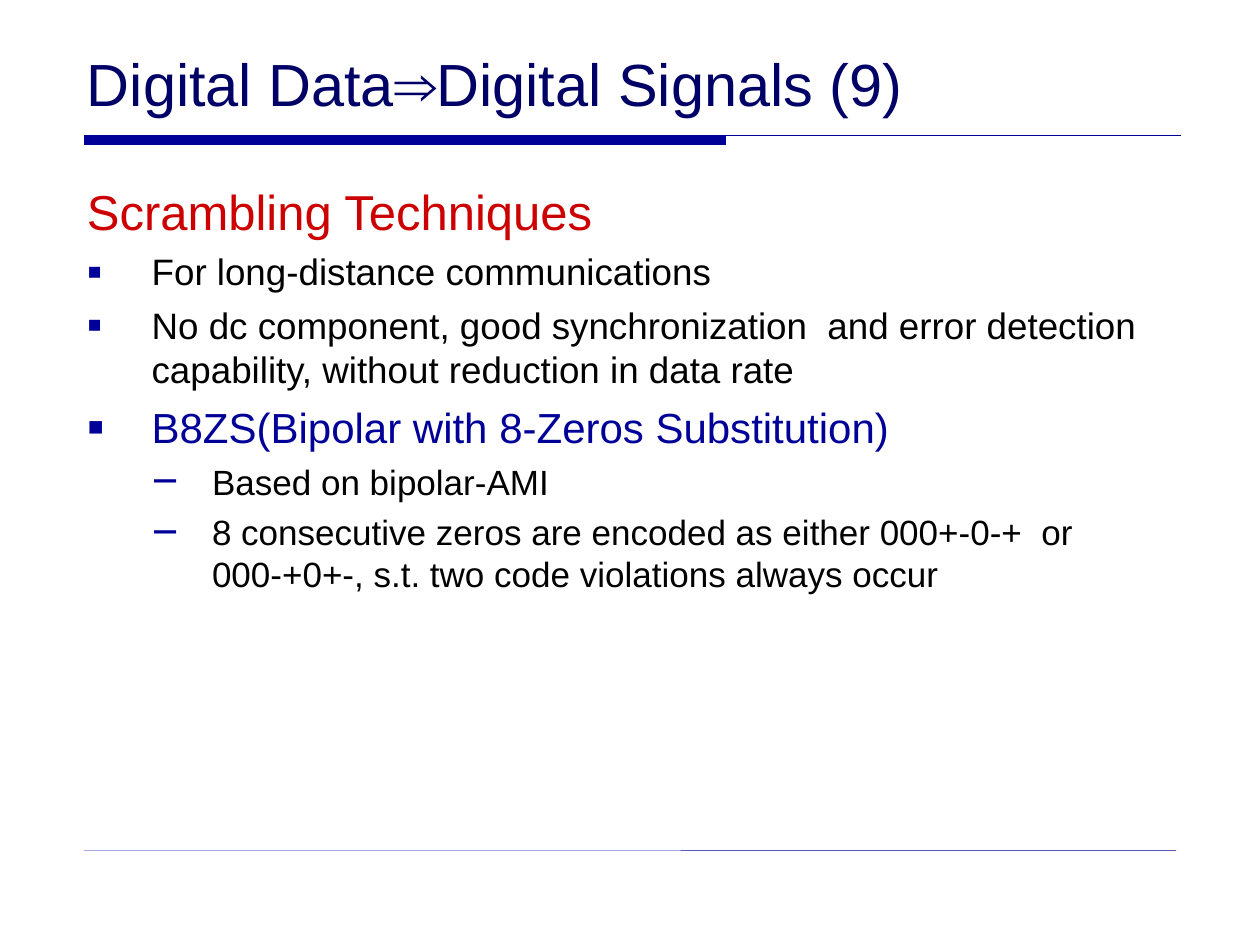
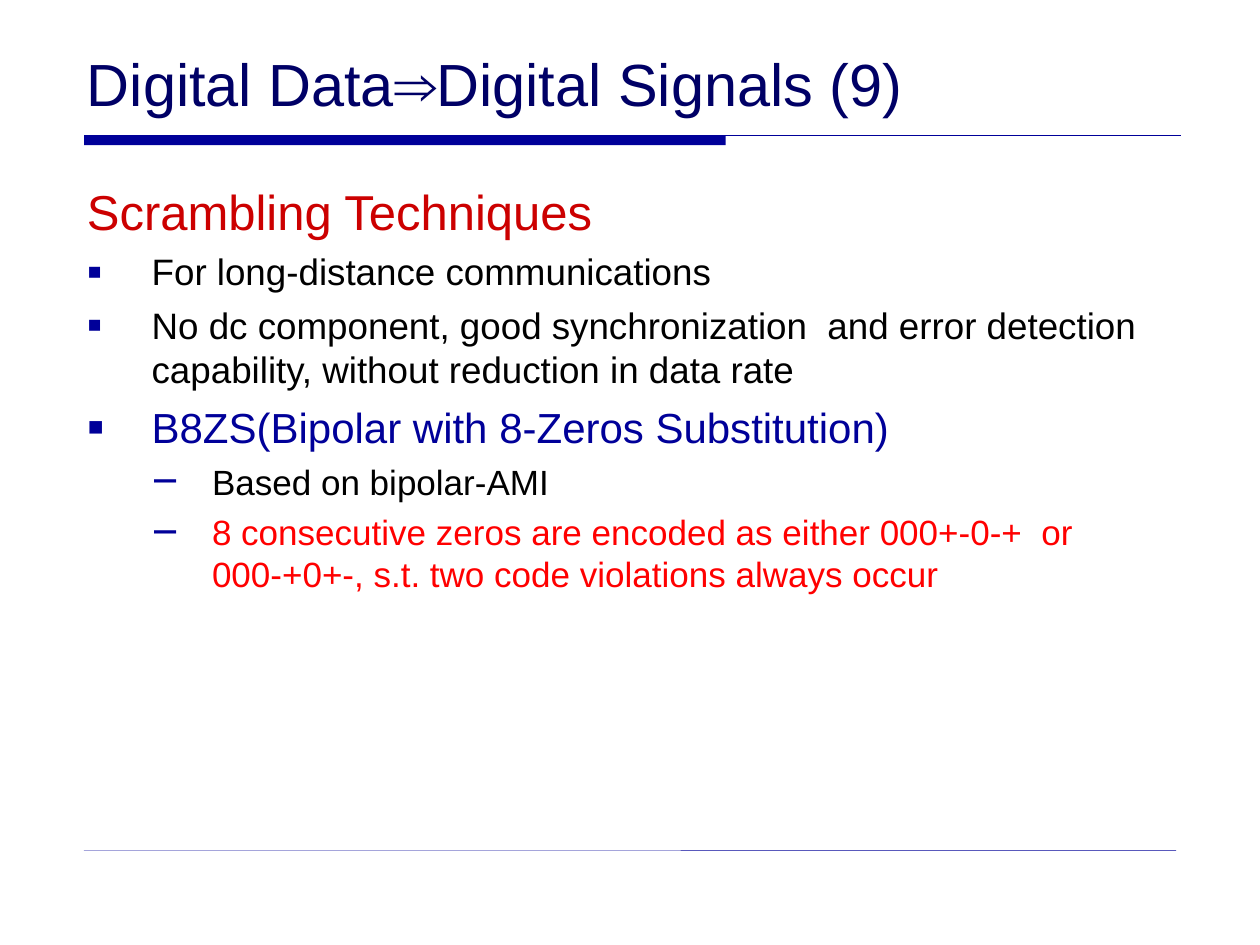
Before and after one commit to hallow92/study, a slide deck: slide 11 of 2014-1/데통/chap5_0315.ppt. Drawn at 1260x945 pixels with LibreOffice and Linux fonts; fonts in the diff are those of the drawing; background and template pictures are left out. Boxes give left, top, right and bottom in pixels: in the first picture for what was removed or moved away, otherwise in the second. Text is boxed around its words. In the diff, an @@ line names an element or a change of style, - is before the commit and + after.

```diff
--- a/2014-1/데통/chap5_0315.ppt
+++ b/2014-1/데통/chap5_0315.ppt
@@ text at box(212, 519, 1072, 594): text colour #000000 to #FF0000 in "8 consecutive zeros are encoded as either ..." @@
```
Also in this commit, not shown: 33 other slides changed.
